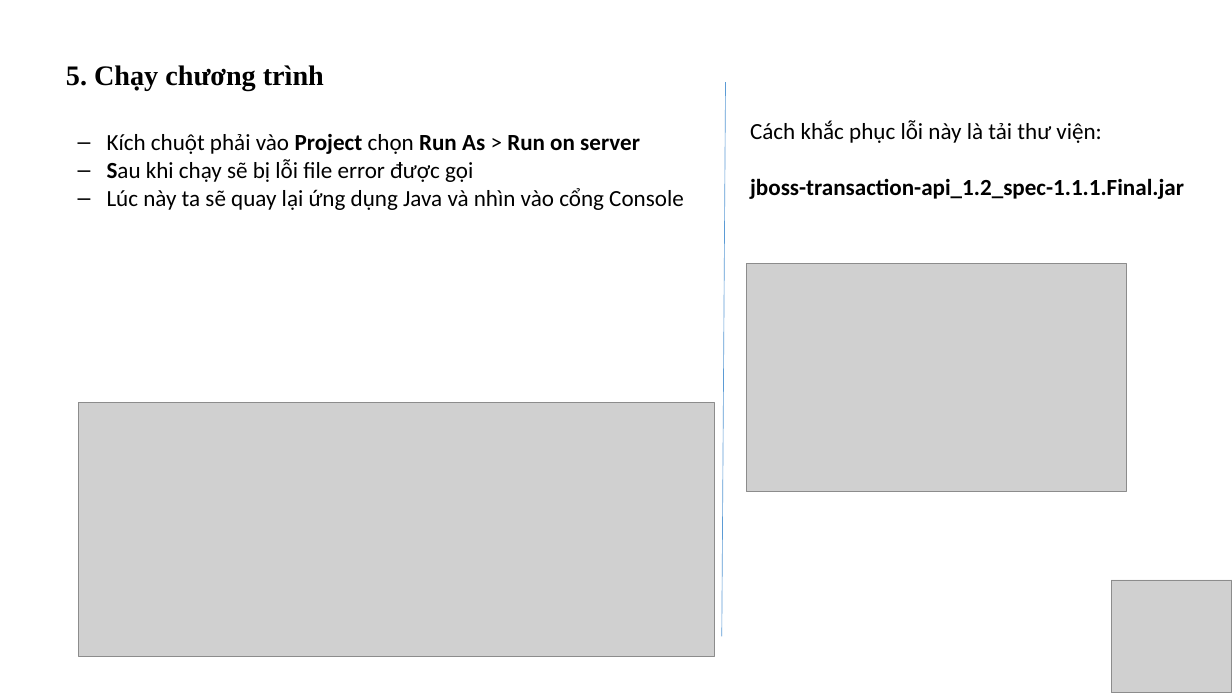
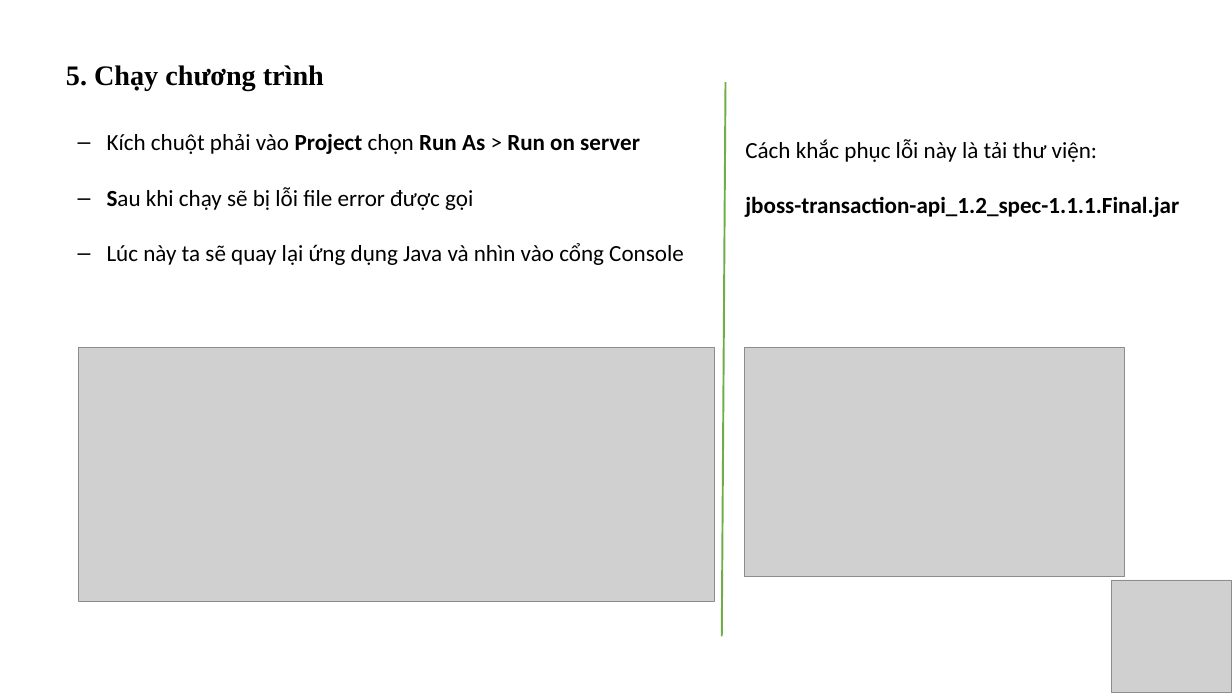
Before and after one commit to Dia2001/jsp-servlet-hibernate-mysql-curd, a slide deck: slide 14 of docs/Hibernate.pptx. Drawn at 1232x693 pixels with LibreOffice and Linux fonts; fonts in the diff are those of the drawing; grey boxes stand for pictures. Boxes give left, top, right and bottom in pixels: in the first picture for what was removed or moved away, otherwise in the second. Text is boxed around its words. In the diff, an @@ line names an element or a change of style, - is before the commit and + after.

```diff
--- a/docs/Hibernate.pptx
+++ b/docs/Hibernate.pptx
@@ line (726, 82) - (722, 637): stroke #5B9BD5 0.5 pt to #70AD47 1.5 pt @@
@@ text "Kích chuột phải vào Project ..." rewrapped from (107, 134, 684, 210) to (107, 134, 684, 265) @@
@@ text "Cách khắc phục lỗi này ...": place and size @@
-text "Cách khắc phục lỗi này ..." at (750, 120, 1184, 199)
+text "Cách khắc phục lỗi này ..." at (745, 139, 1179, 217)
@@ picture: place and size @@
-picture at (79, 403, 714, 656)
+picture at (79, 348, 714, 601)
@@ picture: place and size @@
-picture at (747, 263, 1127, 493)
+picture at (744, 348, 1124, 577)
```
Also in this commit, not shown: 12 other slides changed, 1 other file.
